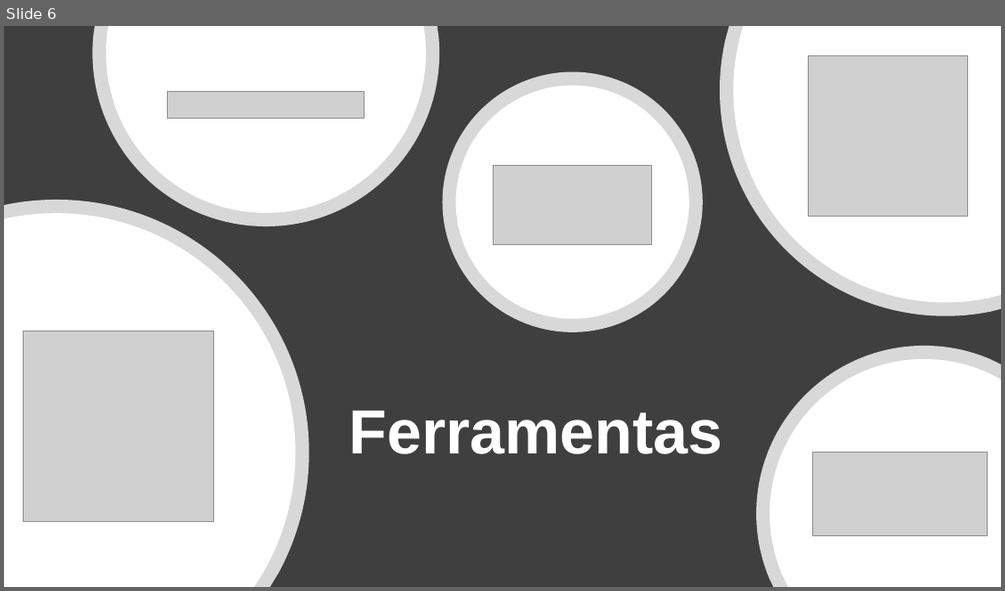
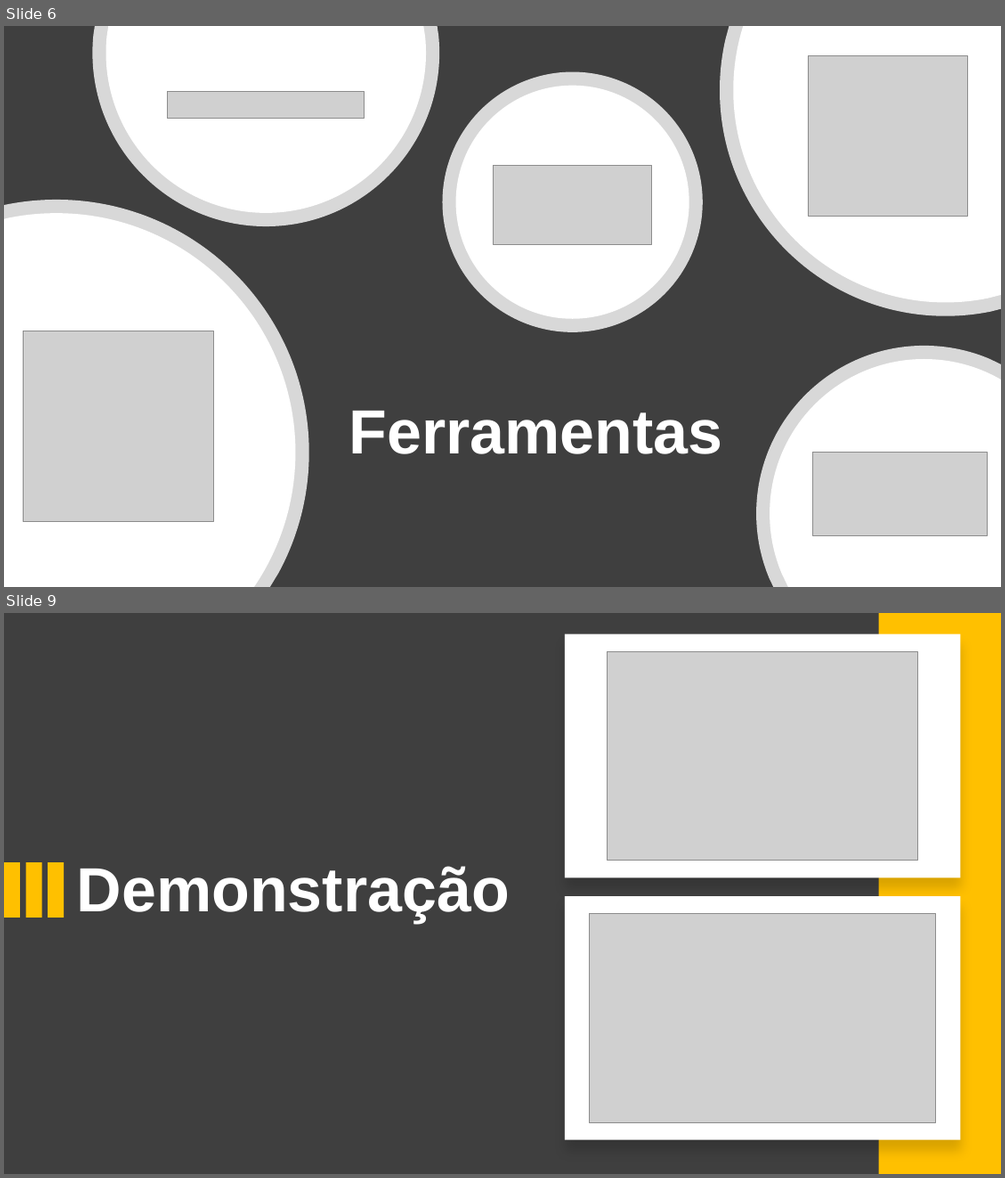
Before and after one commit to TCC-Disk-Pizza-Nostra-Casa/Conteudo_TCC, a slide deck: Planejamento/TCC - Desenvolvimento de Sistemas - Pizzaria.pptx. Shown one above the other, each under a label of ours: slide 6 before the commit, slides 6 and 9 after it; the slides between them are not shown. The pictures are 1005x591 and 1005x1178 pixels, drawn with LibreOffice and Linux fonts; fonts in the diff are those of the drawing; grey boxes stand for pictures. Boxes give left, top, right and bottom in pixels: in the first picture for what was removed or moved away, otherwise in the second. Text is boxed around its words. In the diff, an @@ line names an element or a change of style, - is before the commit and + after.

```diff
--- a/Planejamento/TCC - Desenvolvimento de Sistemas - Pizzaria.pptx
+++ b/Planejamento/TCC - Desenvolvimento de Sistemas - Pizzaria.pptx
@@ slide 9 added at (4, 613, 1001, 1174), background #3F3F3F @@
@@ rectangle added at (565, 634, 961, 877), fill #FFFFFF @@
@@ rectangle added at (879, 613, 1001, 1174), fill #FFC000 @@
@@ picture added at (607, 652, 918, 860) @@
@@ rectangle added at (4, 862, 20, 917), fill #FFC000 @@
@@ rectangle added at (25, 862, 41, 917), fill #FFC000 @@
@@ rectangle added at (48, 862, 64, 917), fill #FFC000 @@
@@ title added at (77, 866, 510, 923), 60 pt, text #FFFFFF, bold @@
+Demonstração
@@ rectangle added at (565, 896, 961, 1140), fill #FFFFFF @@
@@ picture added at (590, 914, 936, 1122) @@
```
Also in this commit, not shown: 6 slides changed, 3 other slides added, 4 slides removed, 1 other file.
